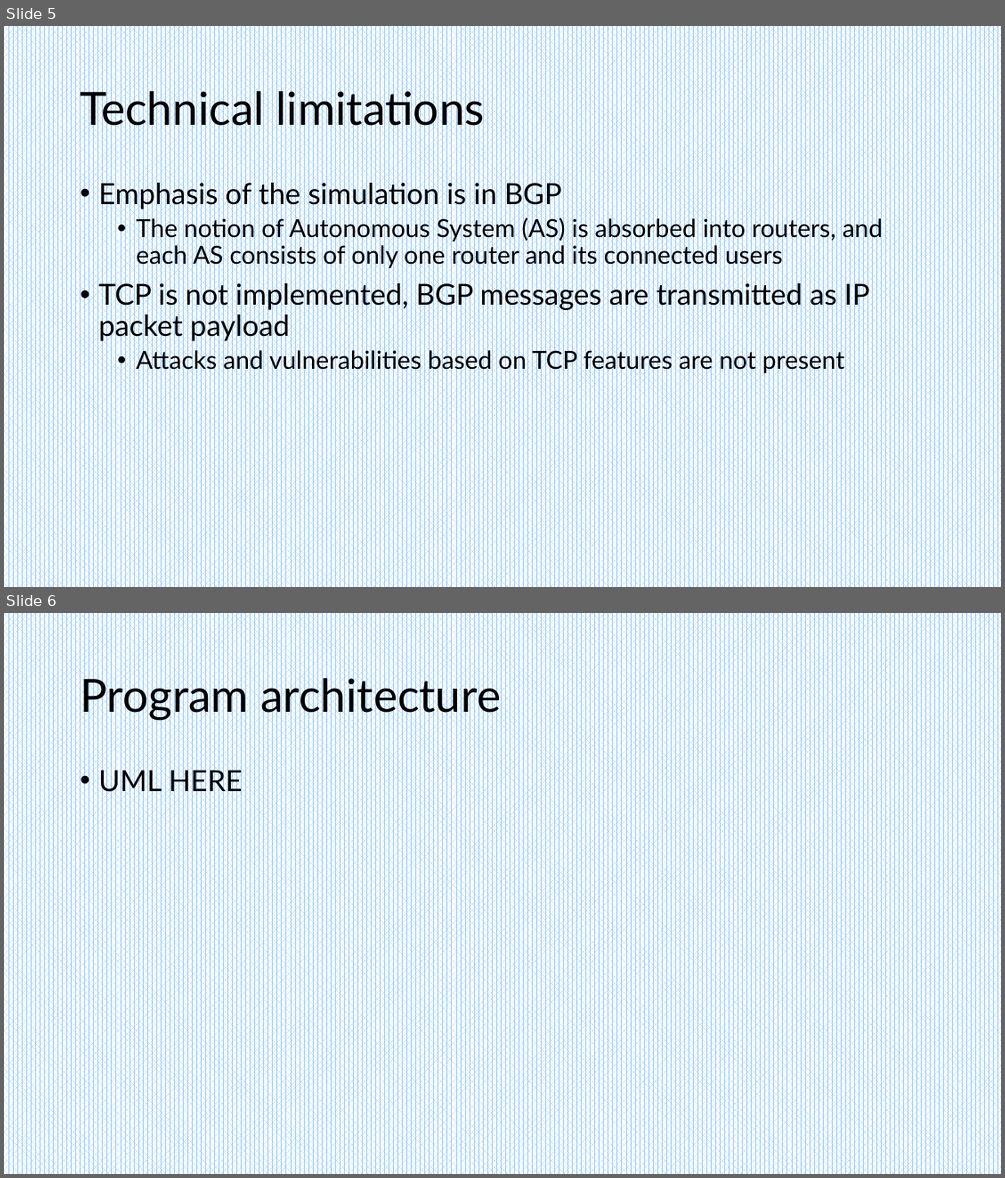
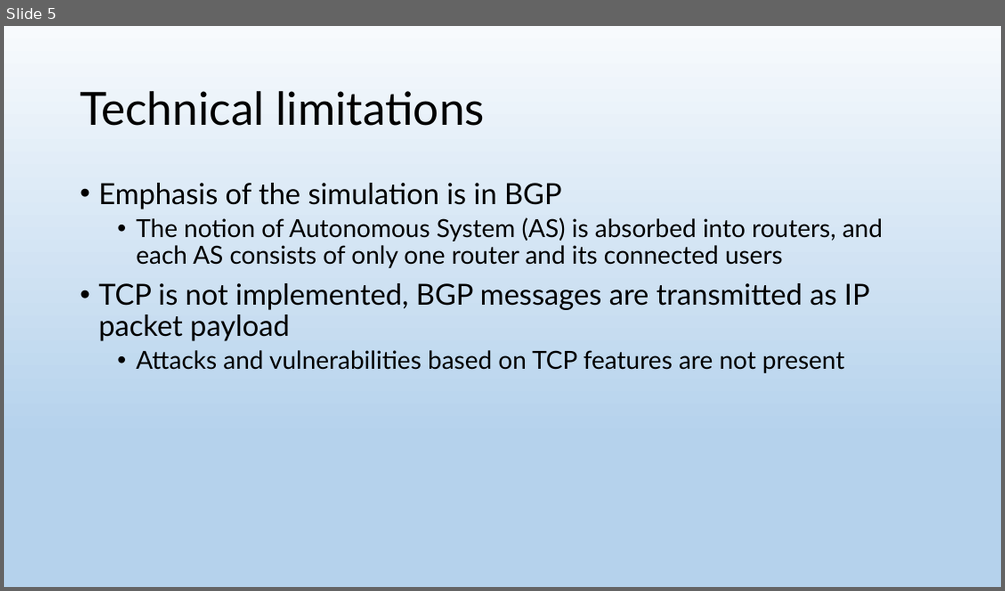
Before and after one commit to Nikheln/BGP-simulator, a slide deck: doc/BGP Simulator.pptx. Shown one above the other, each under a label of ours: slides 5 and 6 before the commit, slide 5 after it. The pictures are 1005x1178 and 1005x591 pixels, drawn with LibreOffice and Linux fonts; fonts in the diff are those of the drawing. Boxes give left, top, right and bottom in pixels: in the first picture for what was removed or moved away, otherwise in the second. Text is boxed around its words. In the diff, an @@ line names an element or a change of style, - is before the commit and + after.

```diff
--- a/doc/BGP Simulator.pptx
+++ b/doc/BGP Simulator.pptx
@@ slide 6 removed at box(4, 613, 1001, 1174), background pattern #99CCFF on #FFFFFF @@
@@ title removed at box(80, 672, 501, 720) @@
-Program architecture
@@ text removed at box(98, 765, 243, 796) @@
-• UML HERE
@@ slide 5 changed as well @@
@@ background pattern #99CCFF on #FFFFFF to gradient #F7FAFD to #B5D2EC @@
```
Also in this commit, not shown: 14 other slides changed, 2 slides added, 4 other files.
